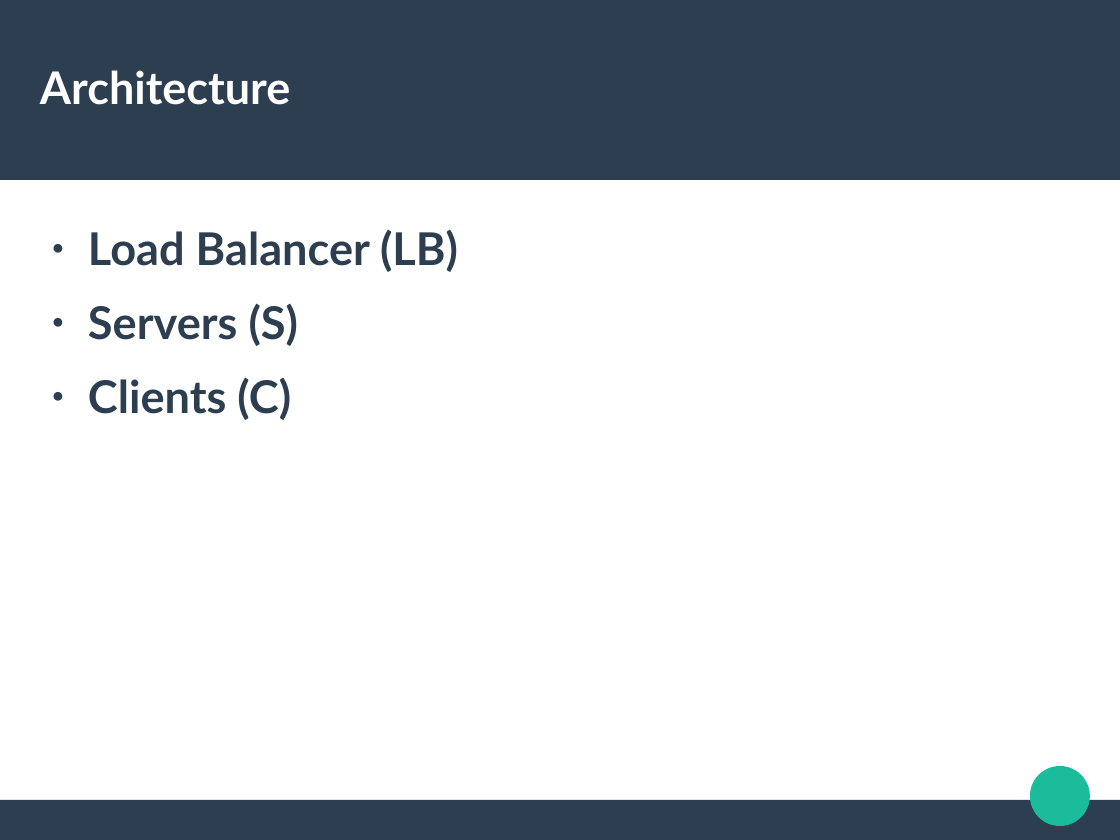
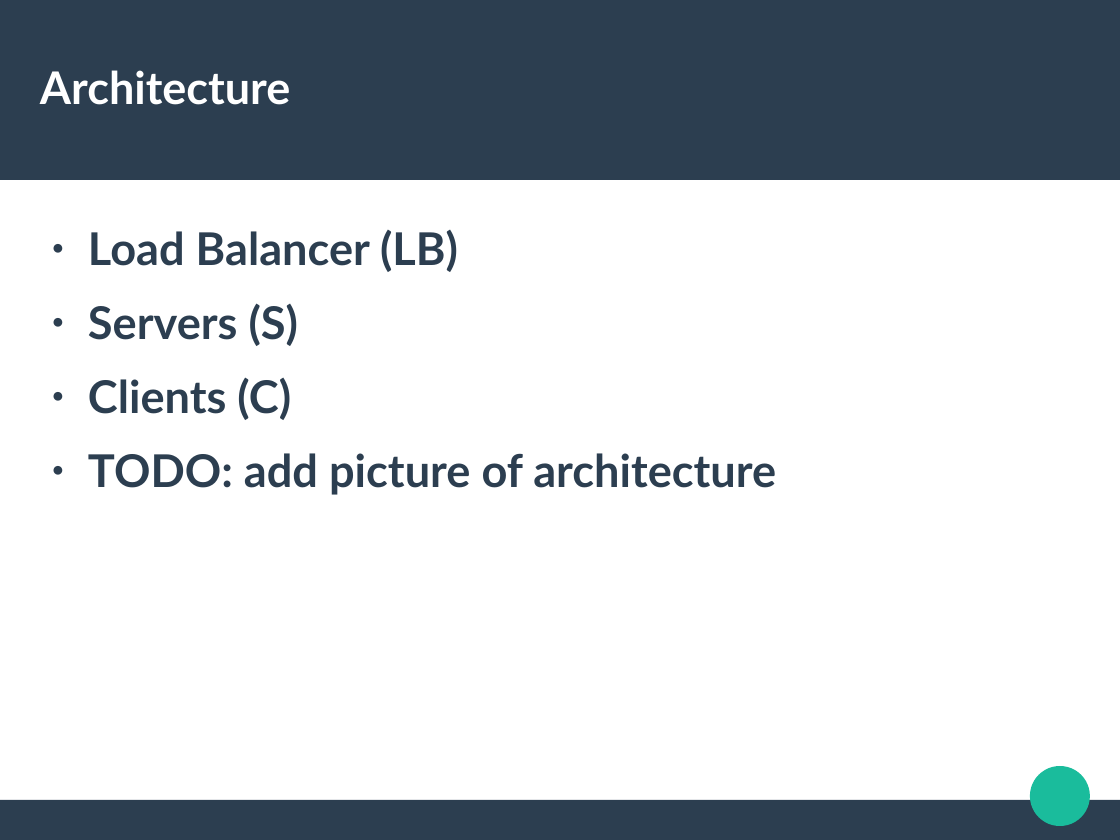
Before and after one commit to trandinhkhoa/distributed-system-project, a slide deck: slide 5 of presentation/defense.odp. Drawn at 1120x840 pixels with LibreOffice and Linux fonts; fonts in the diff are those of the drawing. Boxes give left, top, right and bottom in pixels: in the first picture for what was removed or moved away, otherwise in the second. Text is boxed around its words. In the diff, an @@ line names an element or a change of style, - is before the commit and + after.

Commit message:
Add pictures and some info for phases

```diff
--- a/presentation/defense.odp
+++ b/presentation/defense.odp
@@ text at <box>88,453,776,495</box>: paragraph added @@
+● TODO: add picture of architecture
```
Also in this commit, not shown: 2 other slides changed, 4 slides added, 1 slide removed.
